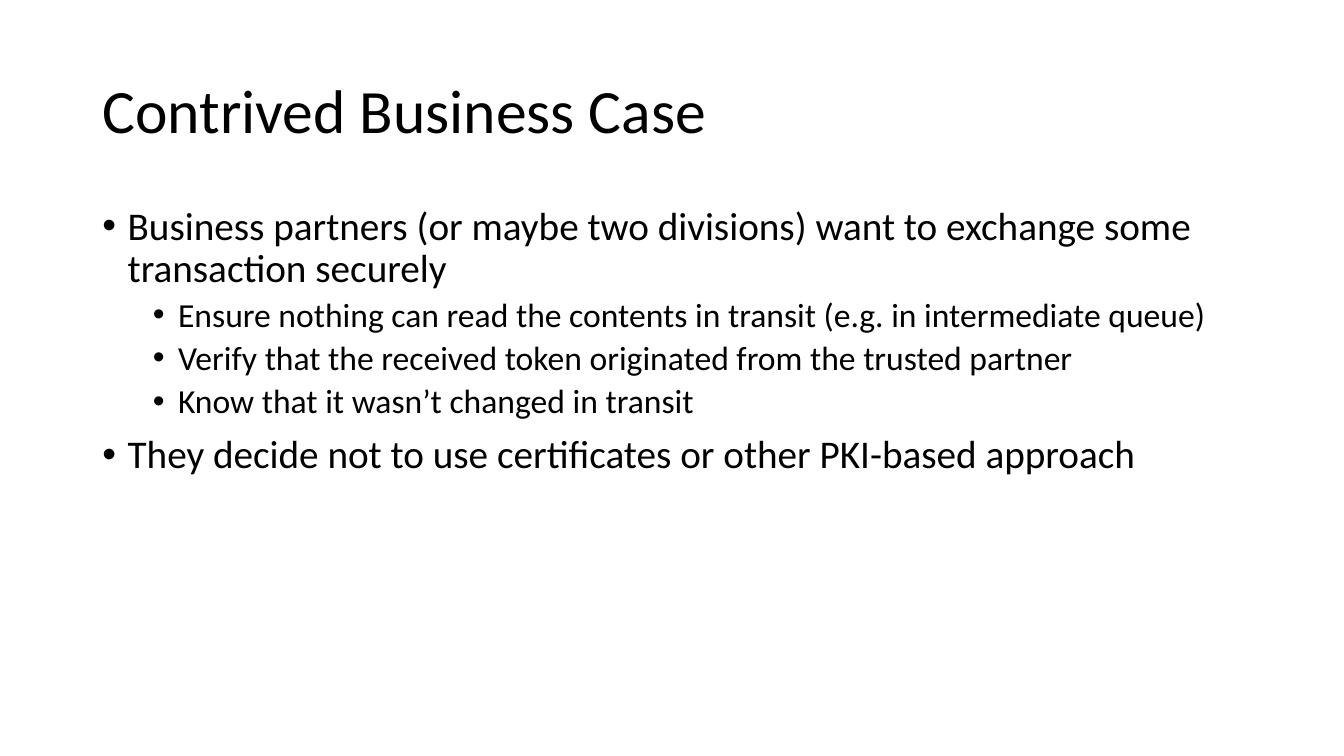
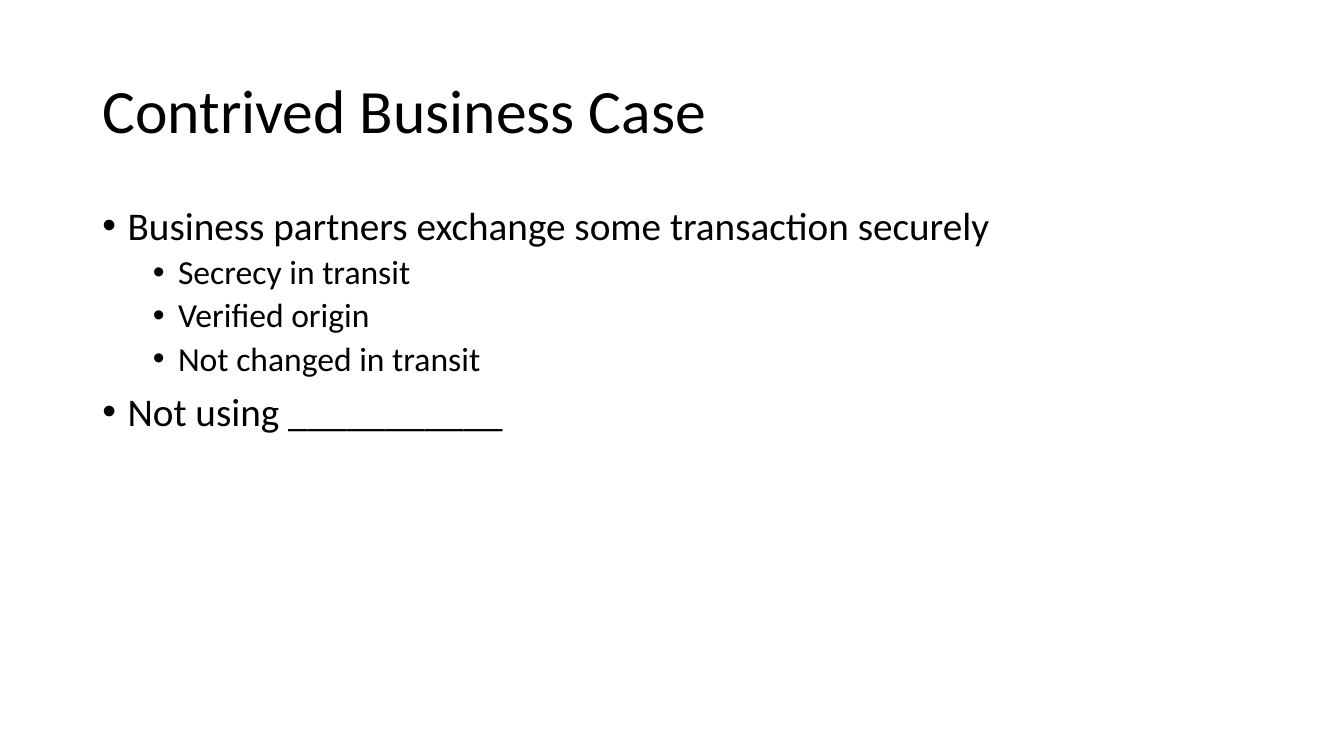
Before and after one commit to explunit/crypto-pitfalls, a slide deck: slide 2 of Presentation/Crypto-Pitfalls.pptx (slide 3 before the commit). Drawn at 1344x756 pixels with LibreOffice and Linux fonts; fonts in the diff are those of the drawing. Boxes give left, top, right and bottom in pixels: in the first picture for what was removed or moved away, otherwise in the second. Text is boxed around its words. In the diff, an @@ line names an element or a change of style, - is before the commit and + after.

```diff
--- a/Presentation/Crypto-Pitfalls.pptx
+++ b/Presentation/Crypto-Pitfalls.pptx
@@ text at (128,212,989,433): text changed; size 24 to 28 pt @@
-• Business partners (or maybe two divisions) want to exchange some transaction securely
-  • Ensure nothing can read the contents in transit (e.g. in intermediate queue)
-  • Verify that the received token originated from the trusted partner
-  • Know that it wasn’t changed in transit
-• They decide not to use certificates or other PKI-based approach
+• Business partners exchange some transaction securely
+  • Secrecy in transit
+  • Verified origin
+  • Not changed in transit
+• Not using ___________
```
Also in this commit, not shown: 5 other slides changed, 2 slides added, 1 slide removed, 3 other files.
